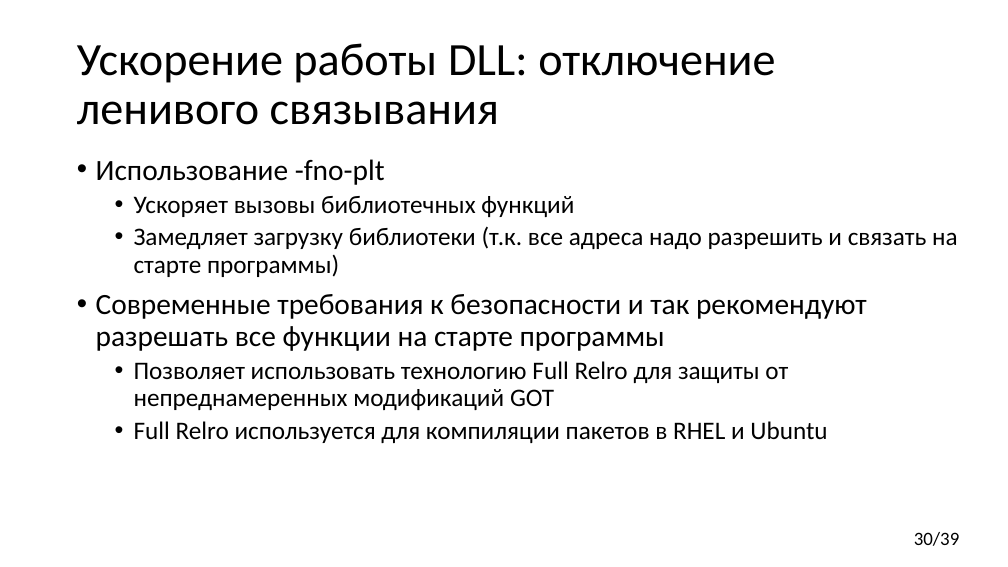
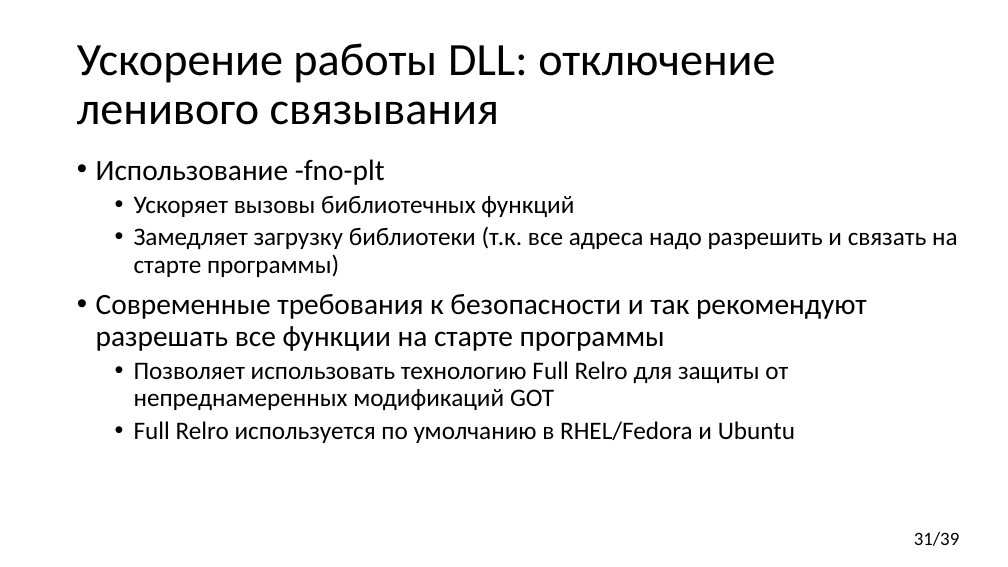
Before and after one commit to yugr/CppRussia, a slide deck: slide 31 of 2024/RU.pptx (slide 30 before the commit). Drawn at 1008x567 pixels with LibreOffice and Linux fonts; fonts in the diff are those of the drawing. Boxes give left, top, right and bottom in pixels: in the first picture for what was removed or moved away, otherwise in the second. Text is boxed around its words. In the diff, an @@ line names an element or a change of style, - is before the commit and + after.

```diff
--- a/2024/RU.pptx
+++ b/2024/RU.pptx
@@ text at (134,421,795,443): text changed @@
-  • Full Relro используется для компиляции пакетов в RHEL и Ubuntu
+  • Full Relro используется по умолчанию в RHEL/Fedora и Ubuntu
@@ page number at (914,532,960,546): text changed @@
-30/39
+31/39
```
Also in this commit, not shown: 6 other slides changed, 6 slides added.
